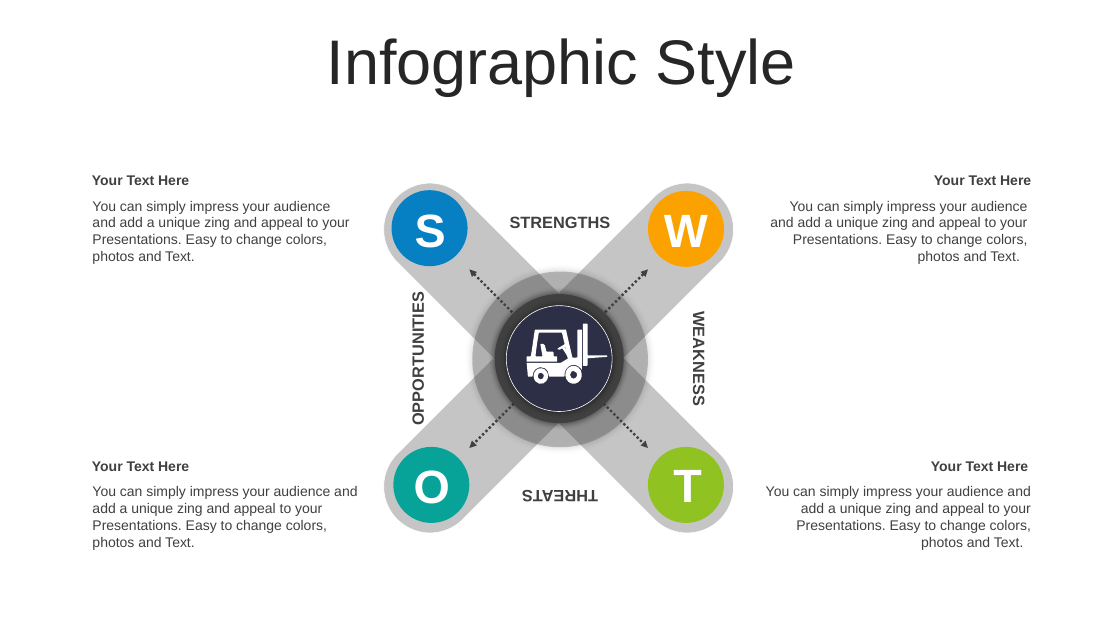
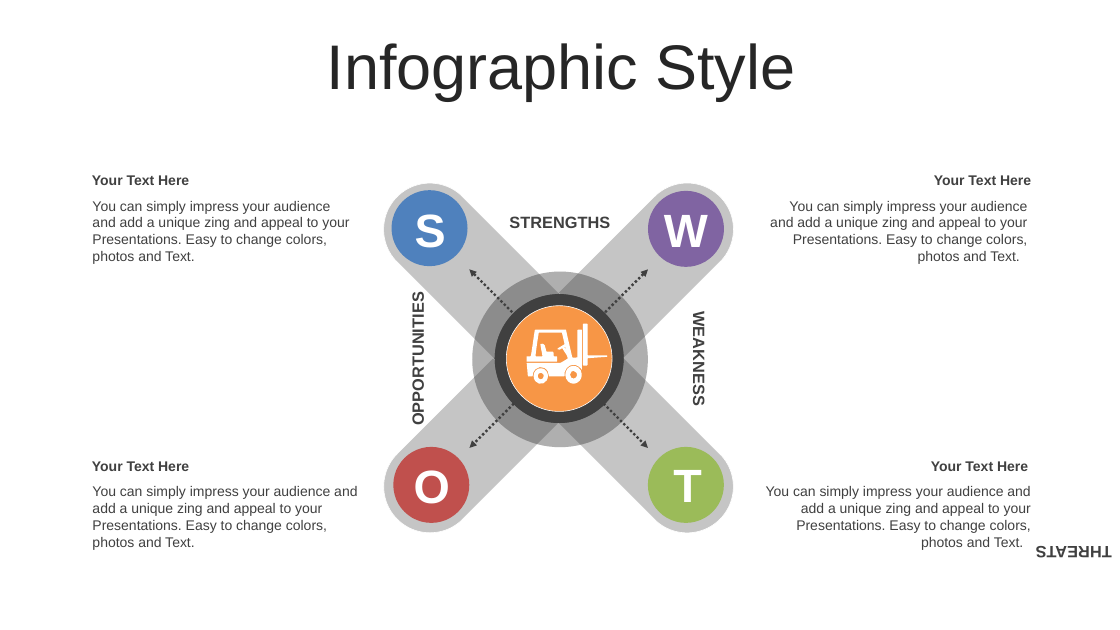
Before and after one commit to thanhlongvl/sportdemo, a slide deck: slide 11 of industry 4.0-Revolution-PowerPoint-Templates.pptx (slide 7 before the commit). Drawn at 1120x630 pixels with LibreOffice and Linux fonts; fonts in the diff are those of the drawing. Boxes give left, top, right and bottom in pixels: in the first picture for what was removed or moved away, otherwise in the second. Text is boxed around its words. In the diff, an @@ line names an element or a change of style, - is before the commit and + after.

```diff
--- a/industry 4.0-Revolution-PowerPoint-Templates.pptx
+++ b/industry 4.0-Revolution-PowerPoint-Templates.pptx
@@ text "Infographic Style" at <box>327,43,796,101</box>: line spacing 0.9 to 1; less space between paragraphs @@
@@ rounded rectangle at <box>365,164,753,552</box>: outline #FFFFFF 0.5 pt to #FFFFFF 0.51 pt @@
@@ rounded rectangle at <box>365,164,753,551</box>: outline #FFFFFF 0.5 pt to #FFFFFF 0.51 pt @@
@@ ellipse at <box>392,190,467,266</box>: fill #0680C3 to #4F81BD @@
@@ ellipse at <box>648,191,723,266</box>: fill #FBA200 to #8064A2 @@
@@ double arrow removed from (470, 270) to (648, 448) @@
@@ double arrow removed from (648, 270) to (470, 448) @@
@@ freeform shape added at <box>470,270,649,449</box>, outline #404040 2.01 pt @@
@@ freeform shape added at <box>470,270,649,449</box>, outline #404040 2.01 pt @@
@@ ellipse at <box>472,271,648,447</box>: shadow changed @@
@@ ellipse at <box>495,294,623,423</box>: shadow changed @@
@@ ellipse at <box>507,306,613,412</box>: fill #2C2F45 to #F79646; outline #FFFFFF 0.5 pt to #FFFFFF 0.51 pt; shadow changed @@
@@ outline redrawn in 4 elements at <box>527,329,582,376</box>, <box>583,323,607,365</box>, <box>534,368,548,384</box>, <box>565,366,581,384</box> @@
@@ ellipse at <box>393,447,469,523</box>: fill #07A398 to #C0504D @@
@@ ellipse at <box>648,447,723,523</box>: fill #90C221 to #9BBB59 @@
@@ text "THREATS": place and size @@
-text "THREATS" at <box>522,490,598,502</box>
+text "THREATS" at <box>1036,546,1112,558</box>
```
Also in this commit, not shown: 46 other slides changed, 3 slides added, 1 slide removed, 1 other file.
